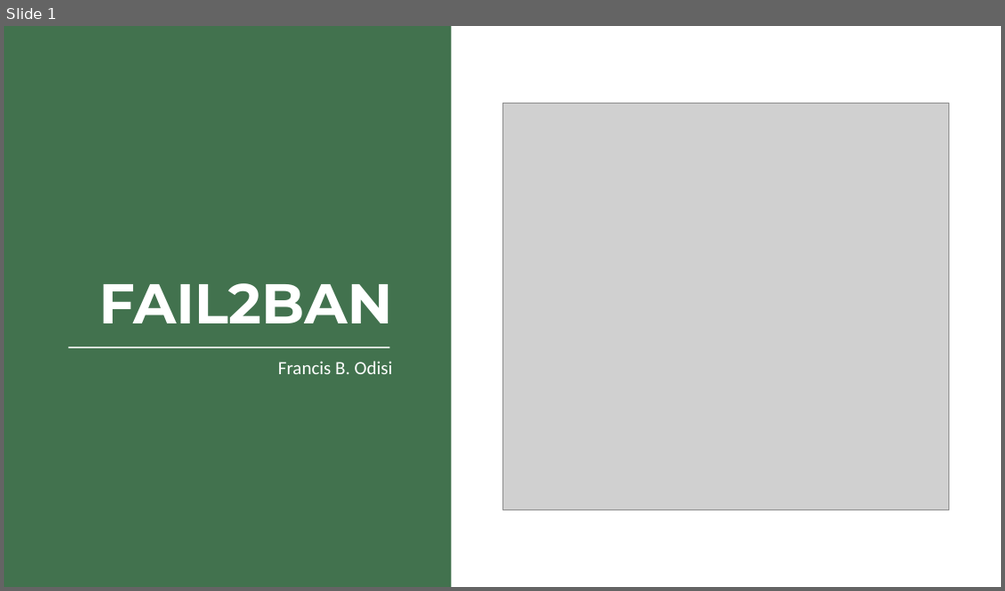
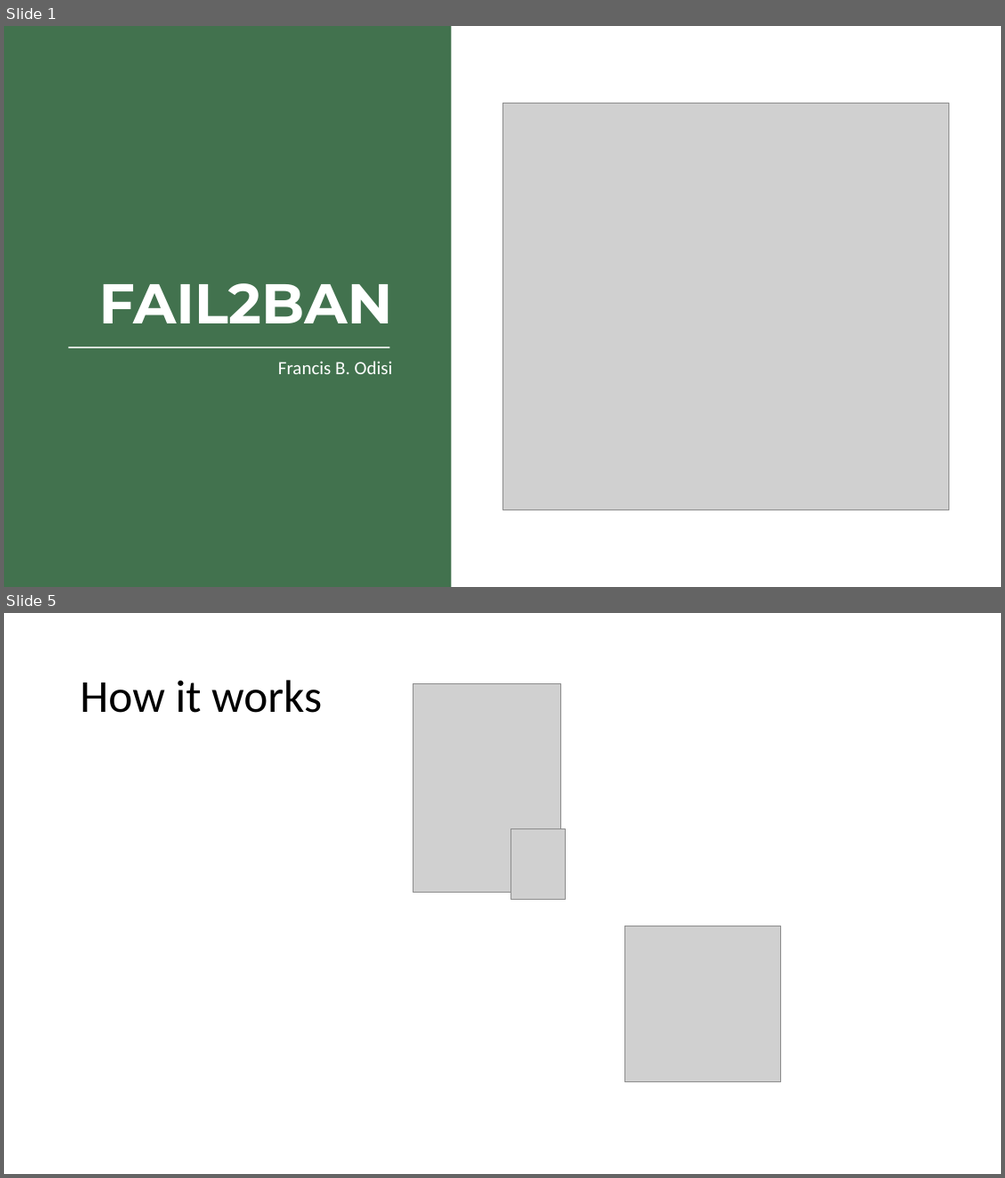
Before and after one commit to fodisi/ByteAcademy-Bootcamp, a slide deck: MondayPresentations/5_fail2ban/Fail2Ban.pptx. Shown one above the other, each under a label of ours: slide 1 before the commit, slides 1 and 5 after it; the slides between them are not shown. The pictures are 1005x591 and 1005x1178 pixels, drawn with LibreOffice and Linux fonts; fonts in the diff are those of the drawing; grey boxes stand for pictures. Boxes give left, top, right and bottom in pixels: in the first picture for what was removed or moved away, otherwise in the second. Text is boxed around its words. In the diff, an @@ line names an element or a change of style, - is before the commit and + after.

```diff
--- a/MondayPresentations/5_fail2ban/Fail2Ban.pptx
+++ b/MondayPresentations/5_fail2ban/Fail2Ban.pptx
@@ slide 5 added at (4, 613, 1001, 1174), background #FFFFFF @@
@@ title added at (80, 680, 322, 713), 44 pt, text #000000 @@
+How it works
@@ picture added at (413, 684, 560, 892) @@
@@ picture added at (510, 829, 565, 900) @@
@@ picture added at (625, 926, 781, 1082) @@
```
Also in this commit, not shown: 1 slide changed, 2 other slides added, 1 slide removed.
